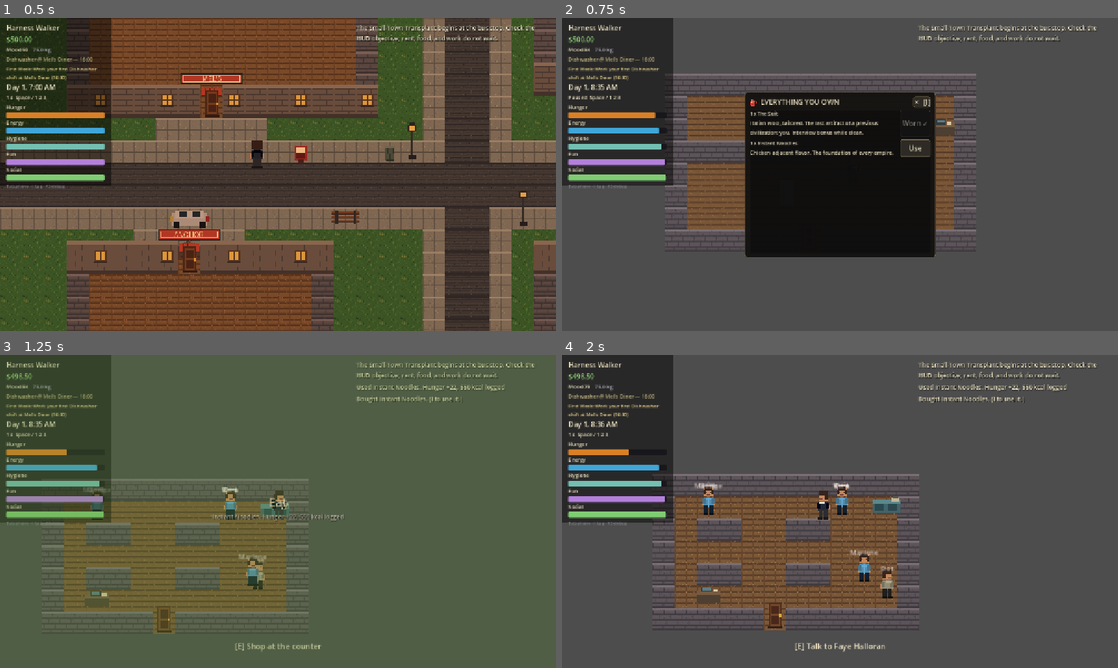
Above: before the commit, frames 1-4 (two rows, left to right).
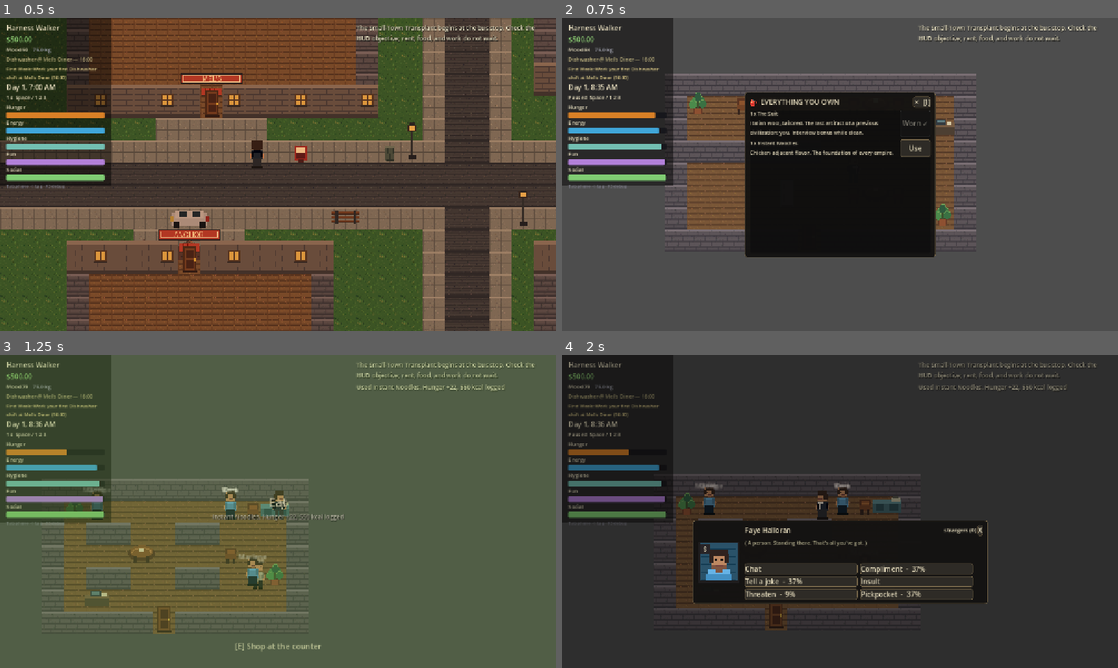
Above: after the commit, the same moments.

Repository: redstonejh/rags
Game: Godot game, scene res://scenes/dev/PlaytestDriver.tscn
The game is run twice, just before and just after one commit, with the same random seed, the same clock (stepped at 60 frames per second) and the same inputs. This scene is started directly instead of the project's main scene.
Inputs (mouse positions are in pixels of both pictures, inside the frame that each line leads up to):
- Up to frame 1 (0.5 s): no input
- Up to frame 2 (0.75 s): move the mouse to (962, 158) at 0.52 s; hold D (move_right) from 0.53 s (still down); hold E (interact) from 0.53 s (still down); click (962, 158) at 0.67 s
- Up to frame 3 (1.25 s): keep holding D (move_right); keep holding E (interact)
- Up to frame 4 (2 s): release D (move_right) at 1.25 s; release E (interact) at 1.25 s; drag from (728, 527) to (656, 599) at 1.27 s

Frame 1 is identical in both runs. In frame 2, 0.3% of the frame differs, in the area x 22-70%, y 23-67%; in frame 3, 0.4%; in frame 4, 91%, in the area x 0-100%, y 0-100%.

Commit message:
Add interior decor dressing

Diff:
--- a/scripts/dev/playtest_driver.gd
+++ b/scripts/dev/playtest_driver.gd
@@ -149,6 +149,8 @@
 	await get_tree().physics_frame
 	_check(WorldState.player_location_id == "loc_diner", "travel entered the diner")
 	_check(_current_world_named_count("PropSprite") > 0, "interior prop sprites spawned")
+	_check(_current_world_named_count("DecorSprite") >= 8,
+			"diner decorative sprites spawned")
 	_move_player_to_current_world_cell(Vector2i(7, 4))
 	await get_tree().physics_frame
 
@@ -250,6 +252,8 @@
 	await get_tree().process_frame
 	await get_tree().physics_frame
 	_check(WorldState.player_location_id == "loc_store", "travel entered the store")
+	_check(_current_world_named_count("DecorSprite") >= 4,
+			"store decorative sprites spawned")
 	_shop_counter = _find_current_world_node_with_property("stock")
 	if _shop_counter == null:
 		_check(false, "shop counter exists")
@@ -257,6 +261,7 @@
 	_check(true, "shop counter exists")
 	_player.set("global_position", _shop_counter.get("global_position"))
 	_reset_player_camera_smoothing()
+	await get_tree().create_timer(1.0).timeout
 	await get_tree().physics_frame
 
 
--- a/scripts/world/interior.gd
+++ b/scripts/world/interior.gd
@@ -71,6 +71,67 @@
 	"instant_noodles", "canned_dinner", "deli_sandwich", "energy_drink",
 	"six_pack", "candy_bar", "gas_station_burrito",
 ]
+
+const DECOR_TEXTURES := {
+	"table": "res://assets/props/table.png",
+	"chair": "res://assets/props/chair.png",
+	"plant": "res://assets/props/plant.png",
+}
+
+const DECOR_OFFSETS := {
+	"table": Vector2(0, -5),
+	"chair": Vector2(0, -3),
+	"plant": Vector2(0, -8),
+}
+
+const DECOR_BY_LOCATION := {
+	"loc_diner": [
+		{"kind": "table", "cell": Vector2i(4, 1)},
+		{"kind": "chair", "cell": Vector2i(3, 1)},
+		{"kind": "chair", "cell": Vector2i(5, 1)},
+		{"kind": "table", "cell": Vector2i(9, 1)},
+		{"kind": "chair", "cell": Vector2i(8, 1)},
+		{"kind": "chair", "cell": Vector2i(10, 1)},
+		{"kind": "table", "cell": Vector2i(9, 5)},
+		{"kind": "chair", "cell": Vector2i(8, 5)},
+		{"kind": "chair", "cell": Vector2i(10, 5)},
+		{"kind": "plant", "cell": Vector2i(1, 1)},
+		{"kind": "plant", "cell": Vector2i(12, 6)},
+	],
+	"loc_store": [
+		{"kind": "plant", "cell": Vector2i(1, 1)},
+		{"kind": "table", "cell": Vector2i(4, 3)},
+		{"kind": "chair", "cell": Vector2i(8, 3)},
+		{"kind": "plant", "cell": Vector2i(10, 4)},
+		{"kind": "chair", "cell": Vector2i(9, 1)},
+	],
+	"loc_bricks": [
+		{"kind": "table", "cell": Vector2i(4, 2)},
+		{"kind": "chair", "cell": Vector2i(3, 2)},
+		{"kind": "plant", "cell": Vector2i(1, 1)},
+		{"kind": "plant", "cell": Vector2i(12, 5)},
+	],
+	"loc_offices": [
+		{"kind": "table", "cell": Vector2i(3, 1)},
+		{"kind": "chair", "cell": Vector2i(4, 1)},
+		{"kind": "table", "cell": Vector2i(10, 4)},
+		{"kind": "chair", "cell": Vector2i(11, 4)},
+		{"kind": "plant", "cell": Vector2i(1, 5)},
+		{"kind": "plant", "cell": Vector2i(14, 1)},
+	],
+	"loc_site": [
+		{"kind": "table", "cell": Vector2i(8, 3)},
+		{"kind": "chair", "cell": Vector2i(9, 3)},
+		{"kind": "plant", "cell": Vector2i(1, 1)},
+	],
+	"loc_bar": [
+		{"kind": "table", "cell": Vector2i(3, 1)},
+		{"kind": "chair", "cell": Vector2i(4, 1)},
+		{"kind": "table", "cell": Vector2i(8, 4)},
+		{"kind": "chair", "cell": Vector2i(7, 4)},
+		{"kind": "plant", "cell": Vector2i(1, 4)},
+	],
+}
 
 
 func _ready() -> void:
@@ -154,9 +215,28 @@
 				"X":
 					place_door(cell, "exterior", "Leave")
 					entry_point = cell_to_world(cell + Vector2i(0, -1))
+	_place_decor()
 	if npc_spawn_points.is_empty():
 		npc_spawn_points.append(entry_point)
 
 
 func get_npc_spawn_position(_npc) -> Vector2:
 	return npc_spawn_points.pick_random()
+
+
+func _place_decor() -> void:
+	var decor: Array = DECOR_BY_LOCATION.get(location_id, [])
+	for item in decor:
+		var kind := str(item.get("kind", ""))
+		if not DECOR_TEXTURES.has(kind):
+			continue
+		var texture: Texture2D = load(DECOR_TEXTURES[kind])
+		if texture == null:
+			continue
+		var sprite := Sprite2D.new()
+		sprite.name = "DecorSprite"
+		sprite.texture = texture
+		sprite.texture_filter = 1
+		var cell: Vector2i = item.get("cell", Vector2i.ZERO)
+		sprite.position = cell_to_world(cell) + DECOR_OFFSETS.get(kind, Vector2.ZERO)
+		add_child(sprite)
Binary file added: assets/props/chair.png
Not shown, added: assets/props/chair.png.import
Binary file added: assets/props/plant.png
Not shown, added: assets/props/plant.png.import
Binary file added: assets/props/table.png
Not shown, added: assets/props/table.png.import
Not shown, changed: docs/PROGRESS.md
Not shown, changed: docs/REBUILD_PLAN.md
Not shown, changed: tools/artgen/generate_assets.py
